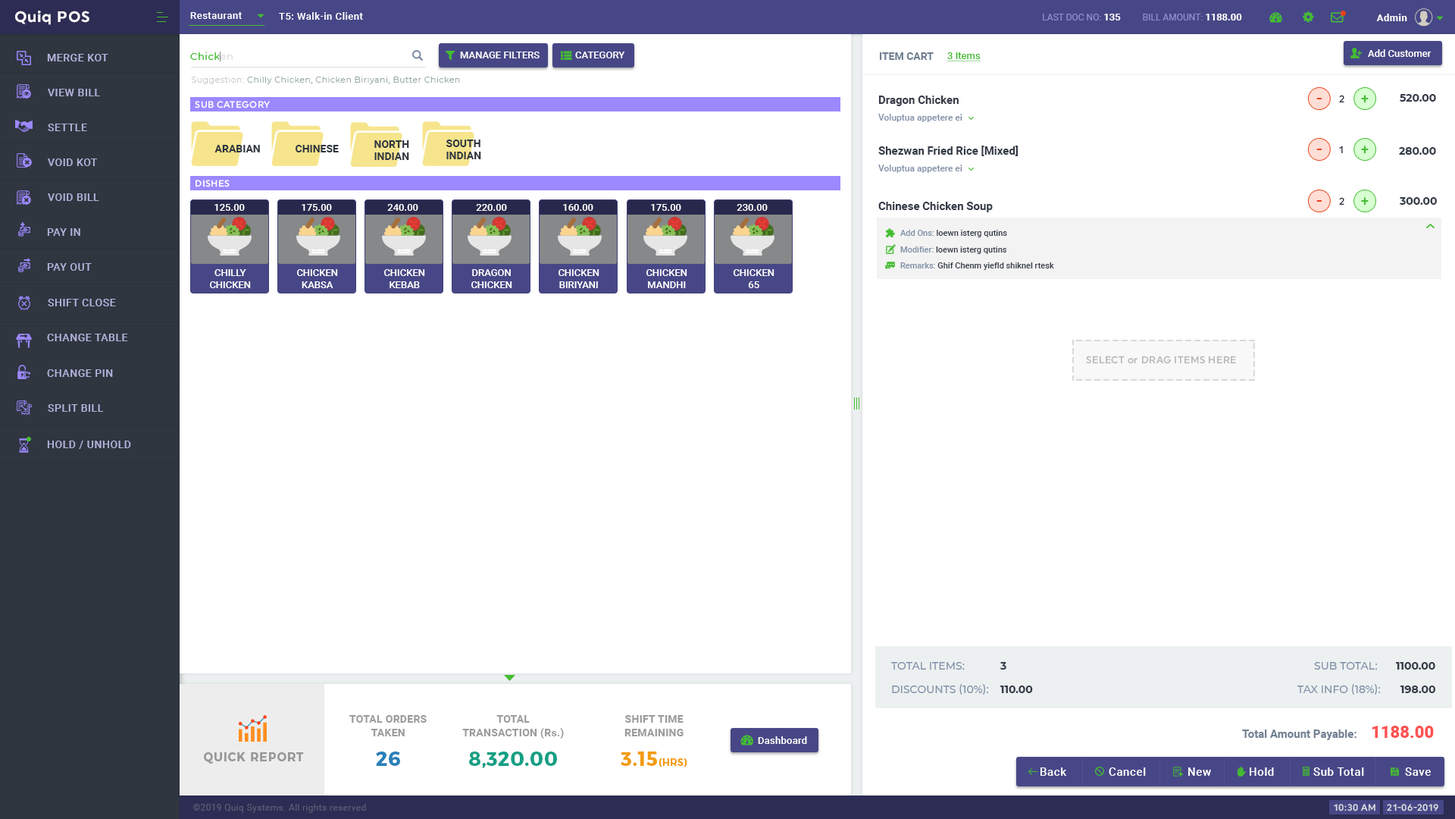
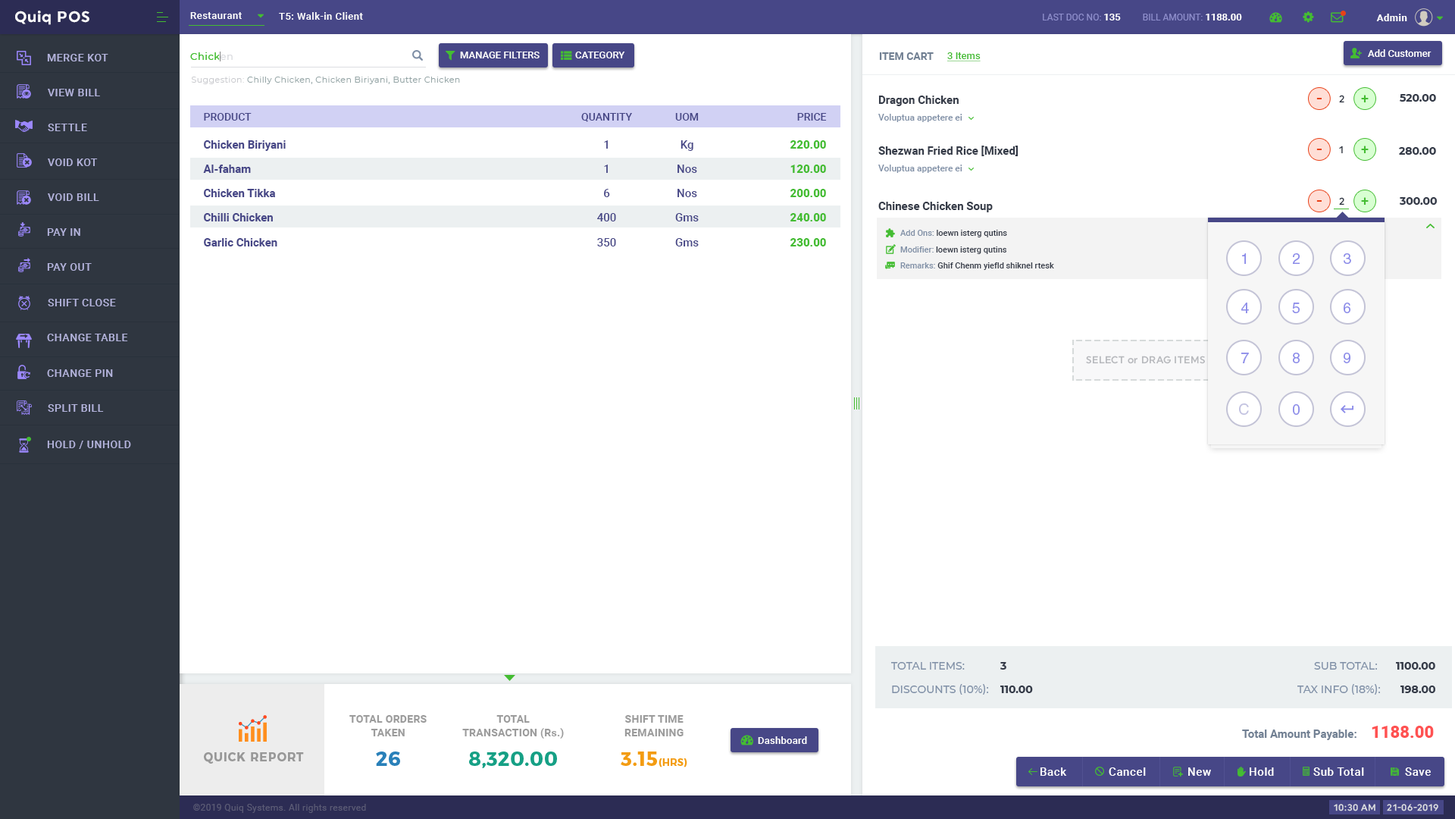
Layer changes from the first 1455x819 image to the second:
added group "Group 6" with 27 layers in group "Group 4" over (1208, 211, 1385, 448)
added layer "Rectangle 11 copy" in group "Group 6" over (1208, 217, 1385, 445)
added layer "Rectangle 11" in group "Group 6" over (1211, 221, 1382, 448)
removed layer "icons8-opened-folder-filled copy 2" from group "Group 4" over (271, 121, 324, 166)
removed layer "icons8-opened-folder-filled copy 3" from group "Group 4" over (191, 121, 244, 166)
removed layer "icons8-opened-folder-filled copy" from group "Group 4" over (422, 121, 475, 166)
renamed "160.00" to "Quantity 1 1 6 400 350", moved it above "Shape 7", painted on it over (563, 112, 633, 247)
added layer "Price 220.00 120.00 200.00 240.00 230.00" in group "Group 4" over (789, 112, 827, 247)
added layer "UOM Kg Nos Nos Gms Gms" in group "Group 4" over (675, 112, 699, 247)
renamed "Dishes" to "Product Chicken Biriyani Al-faham Chicken Tikka Chilli Chicken", painted on it over (195, 112, 286, 247)
renamed "Color Fill 3 copy 6" to "Rectangle 7 copy 3", moved it above "Rectangle 7 copy 2", painted on it over (190, 199, 841, 228)
removed layer "Rectangle 8 copy 6" from group "Group 4" over (714, 199, 793, 294)
removed layer "Rectangle 8 copy 5" from group "Group 4" over (626, 199, 706, 294)
removed layer "Rectangle 8 copy 4" from group "Group 4" over (538, 199, 618, 294)
removed layer "Rectangle 8 copy 3" from group "Group 4" over (451, 199, 531, 294)
removed layer "Rectangle 8 copy 2" from group "Group 4" over (364, 199, 444, 294)
removed layer "Rectangle 8 copy" from group "Group 4" over (277, 199, 357, 294)
removed layer "Rectangle 8" from group "Group 4" over (190, 199, 270, 294)
added layer "Rectangle 7 copy 2" in group "Group 4" over (190, 157, 841, 180)
painted on "Rectangle 7 copy" over (190, 105, 841, 191)
removed layer "Rectangle 7" from group "Group 4" over (190, 97, 841, 112)
…and 58 more changes (26 added, 32 removed)
